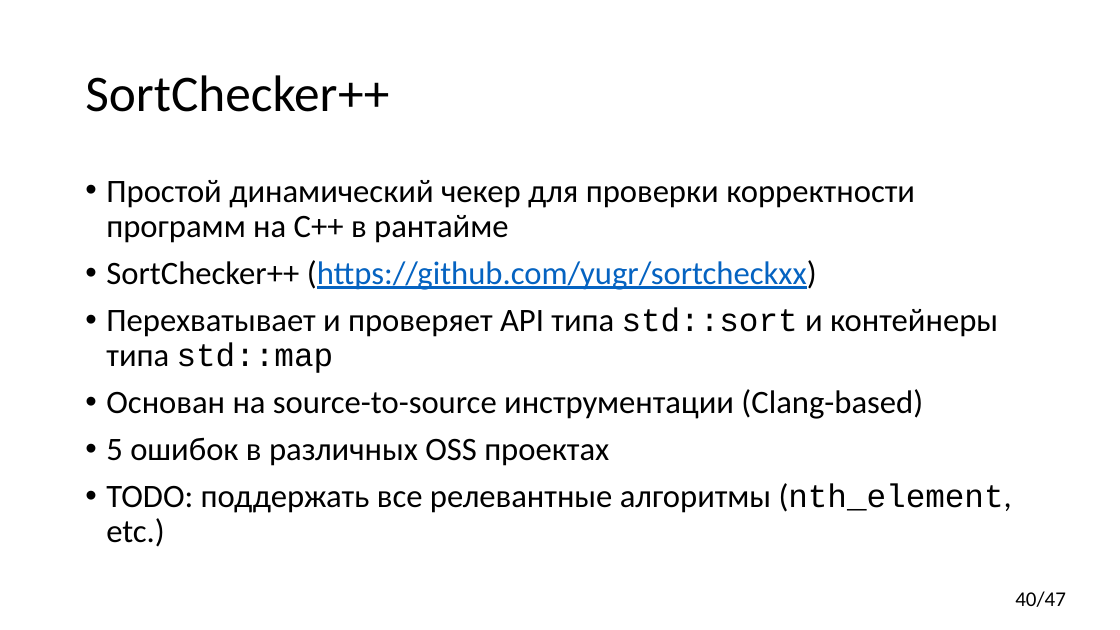
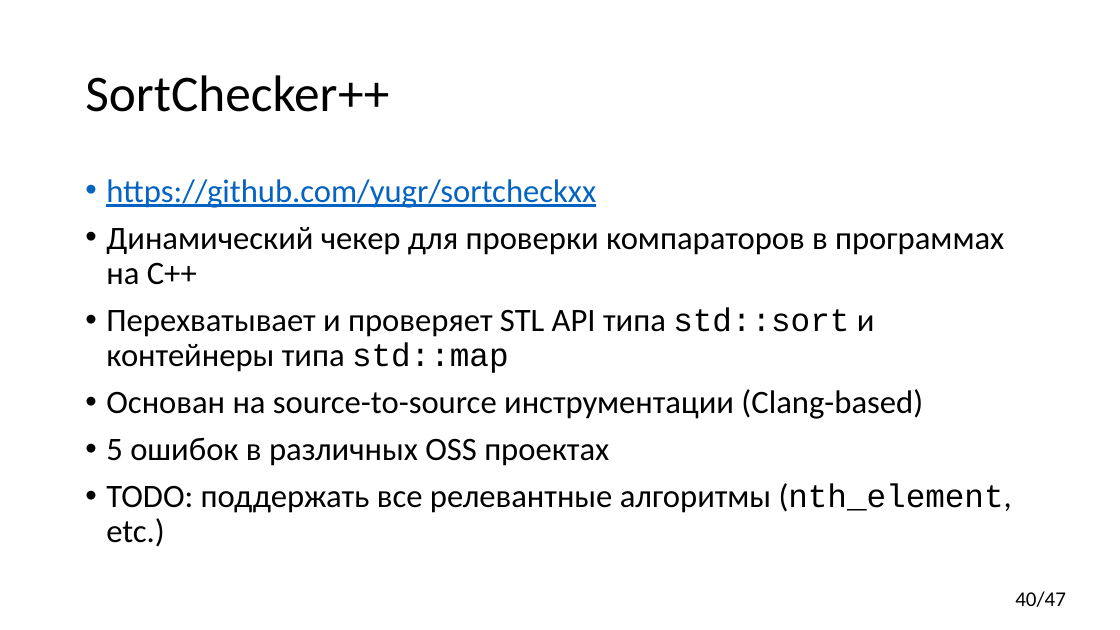
Before and after one commit to yugr/CppRussia, a slide deck: slide 40 of 2023/RU.pptx. Drawn at 1120x630 pixels with LibreOffice and Linux fonts; fonts in the diff are those of the drawing. Boxes give left, top, right and bottom in pixels: in the first picture for what was removed or moved away, otherwise in the second. Text is boxed around its words. In the diff, an @@ line names an element or a change of style, - is before the commit and + after.

```diff
--- a/2023/RU.pptx
+++ b/2023/RU.pptx
@@ text at <box>106,179,1004,373</box>: text changed @@
-• Простой динамический чекер для проверки корректности программ на C++ в рантайме
-• SortChecker++ (https://github.com/yugr/sortcheckxx)
-• Перехватывает и проверяет API типа std::sort и контейнеры типа std::map
+• https://github.com/yugr/sortcheckxx
+• Динамический чекер для проверки компараторов в программах на C++
+• Перехватывает и проверяет STL API типа std::sort и контейнеры типа std::map
```
Also in this commit, not shown: 15 other slides changed, 3 slides added, 2 slides removed.
